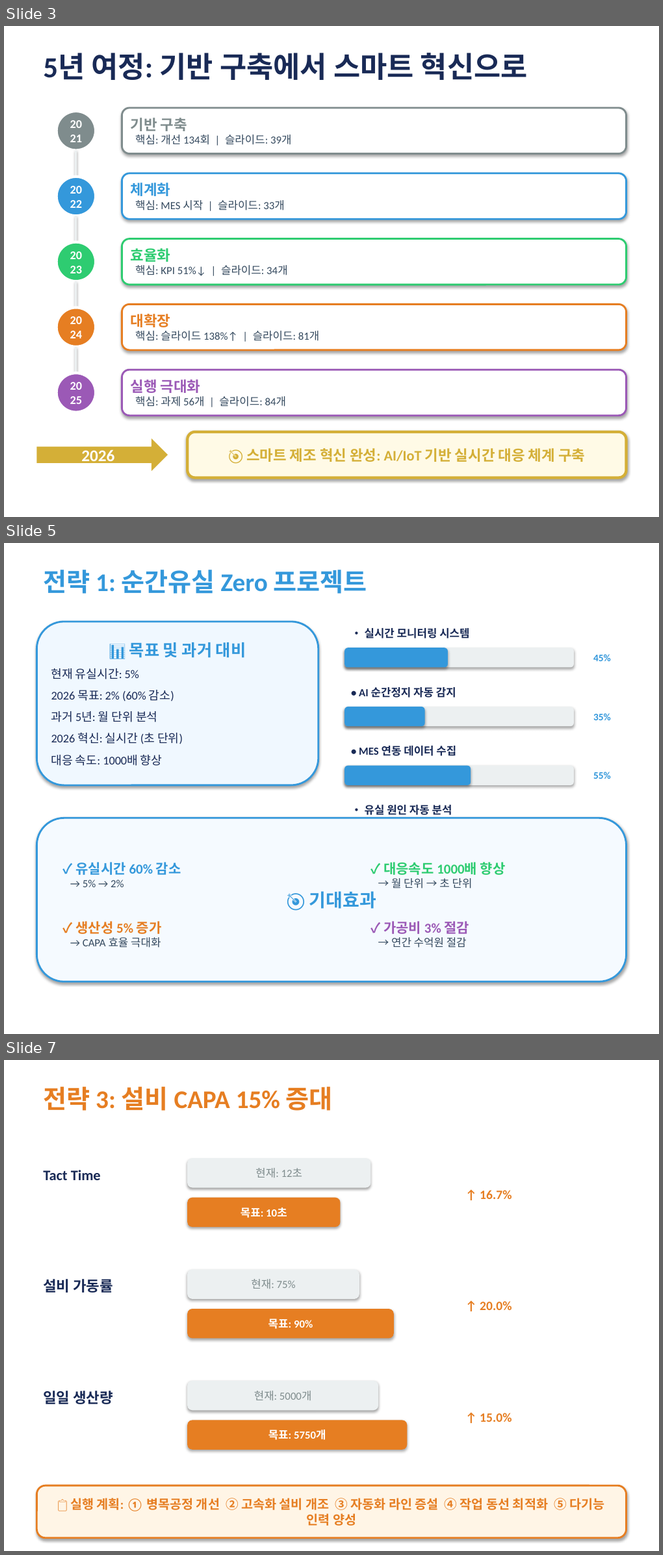
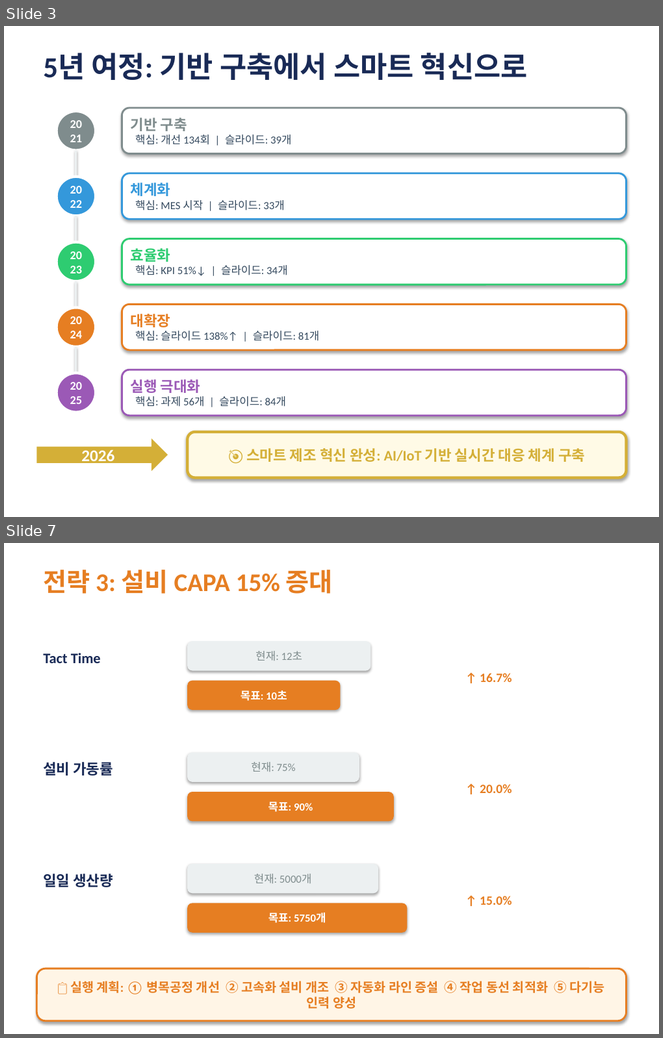
Before and after one commit to mind79ns/26-Year-Management-Strategy, a slide deck: 2026_제조1팀_경영전략_최종완성판.pptx. Shown one above the other, each under a label of ours: slides 3, 5 and 7 before the commit, slides 3 and 7 after it; the slides between them are not shown. The pictures are 663x1555 and 663x1038 pixels, drawn with LibreOffice and Linux fonts; fonts in the diff are those of the drawing. Boxes give left, top, right and bottom in pixels: in the first picture for what was removed or moved away, otherwise in the second. Text is boxed around its words. In the diff, an @@ line names an element or a change of style, - is before the commit and + after.

```diff
--- a/2026_제조1팀_경영전략_최종완성판.pptx
+++ b/2026_제조1팀_경영전략_최종완성판.pptx
@@ slide 5 removed at [4, 543, 659, 1034], background #FFFFFF @@
@@ text removed at [43, 570, 367, 594] @@
-전략 1: 순간유실 Zero 프로젝트
@@ rounded rectangle removed at [36, 622, 319, 785] @@
-📊 목표 및 과거 대비
-현재 유실시간: 5%
-2026 목표: 2% (60% 감소)
-과거 5년: 월 단위 분석
-2026 혁신: 실시간 (초 단위)
-대응 속도: 1000배 향상
@@ text removed at [365, 628, 469, 639] @@
-• 실시간 모니터링 시스템
@@ rounded rectangle removed at [345, 648, 574, 668] @@
@@ rounded rectangle removed at [345, 648, 447, 668] @@
@@ text removed at [594, 654, 611, 661] @@
-45%
@@ text removed at [359, 687, 456, 698] @@
-• AI 순간정지 자동 감지
@@ rounded rectangle removed at [345, 707, 574, 726] @@
@@ rounded rectangle removed at [345, 707, 425, 726] @@
@@ text removed at [594, 713, 611, 720] @@
-35%
@@ text removed at [359, 746, 456, 756] @@
-• MES 연동 데이터 수집
@@ rounded rectangle removed at [345, 766, 574, 785] @@
@@ rounded rectangle removed at [345, 766, 471, 785] @@
@@ text removed at [594, 772, 611, 779] @@
-55%
@@ text removed at [365, 805, 452, 815] @@
-• 유실 원인 자동 분석
@@ rounded rectangle removed at [36, 818, 627, 982] @@
-🎯 기대효과
@@ rounded rectangle removed at [345, 824, 574, 845] @@
@@ rounded rectangle removed at [345, 824, 414, 845] @@
@@ text removed at [76, 862, 181, 887] @@
-✓ 유실시간 60% 감소
-→ 5% → 2%
@@ text removed at [384, 862, 506, 889] @@
-✓ 대응속도 1000배 향상
-→ 월 단위 → 초 단위
@@ text removed at [76, 921, 162, 948] @@
-✓ 생산성 5% 증가
-→ CAPA 효율 극대화
@@ text removed at [384, 921, 470, 948] @@
-✓ 가공비 3% 절감
-→ 연간 수억원 절감
```
Also in this commit, not shown: 5 slides changed, 1 slide added, 3 other files.
